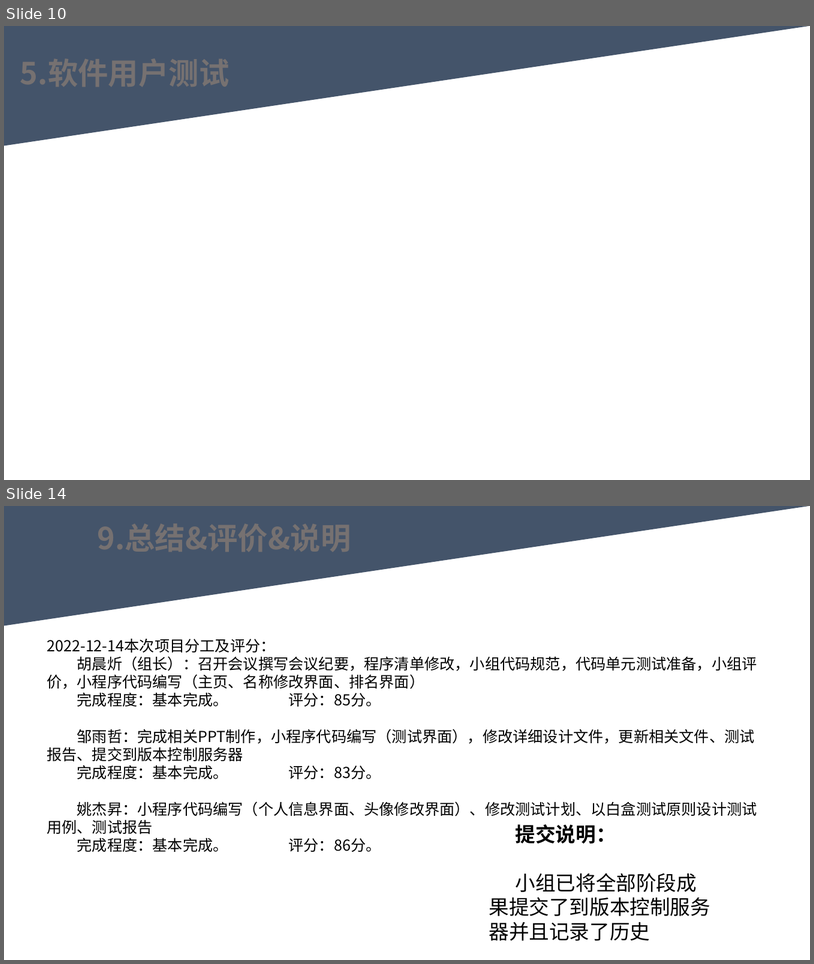
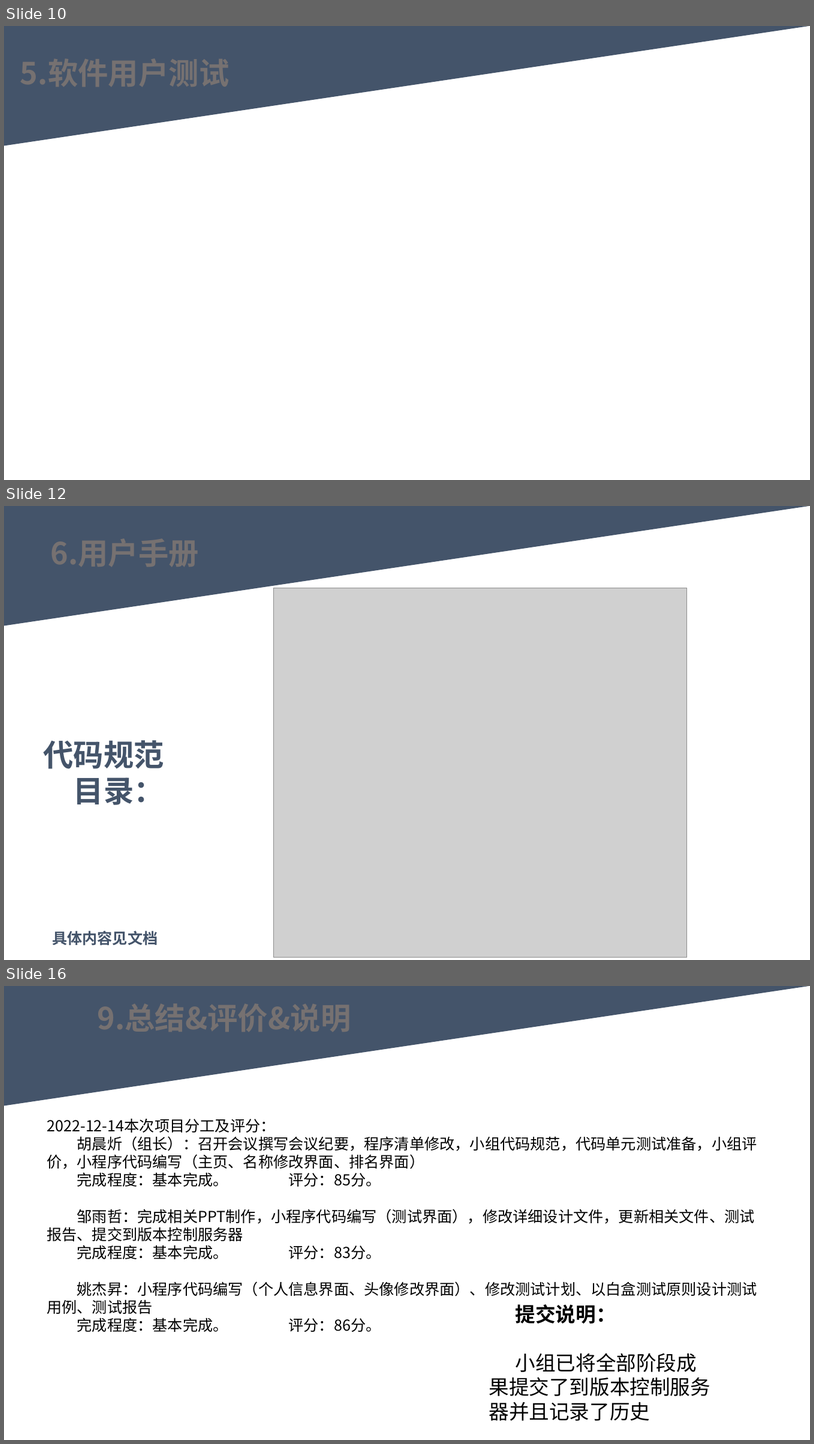
Before and after one commit to youhuyellowman/SE-2022-G06, a slide deck: 代码测试/代码实现PPTv0.0.1.pptx. Shown one above the other, each under a label of ours: slides 10 and 14 before the commit, slides 10, 12 and 16 after it; the slides between them are not shown. The pictures are 814x964 and 814x1444 pixels, drawn with LibreOffice and Linux fonts; fonts in the diff are those of the drawing; grey boxes stand for pictures. Boxes give left, top, right and bottom in pixels: in the first picture for what was removed or moved away, otherwise in the second. Text is boxed around its words. In the diff, an @@ line names an element or a change of style, - is before the commit and + after.

```diff
--- a/代码测试/代码实现PPTv0.0.1.pptx
+++ b/代码测试/代码实现PPTv0.0.1.pptx
@@ slide 12 added at box(4, 506, 810, 960), background #FFFFFF @@
@@ triangle added at box(5, 506, 810, 625), fill #44546A, outline #44546A 1 pt @@
@@ picture added at box(274, 588, 687, 957) @@
@@ text added at box(43, 740, 164, 805), 36 pt, text #44546A, bold @@
+代码规范
+目录：
@@ text added at box(52, 930, 158, 945), 18 pt, text #44546A, bold @@
+具体内容见文档
@@ what was slide 14 is now slide 16 @@
```
Also in this commit, not shown: 3 slides changed, 1 other slide added.
